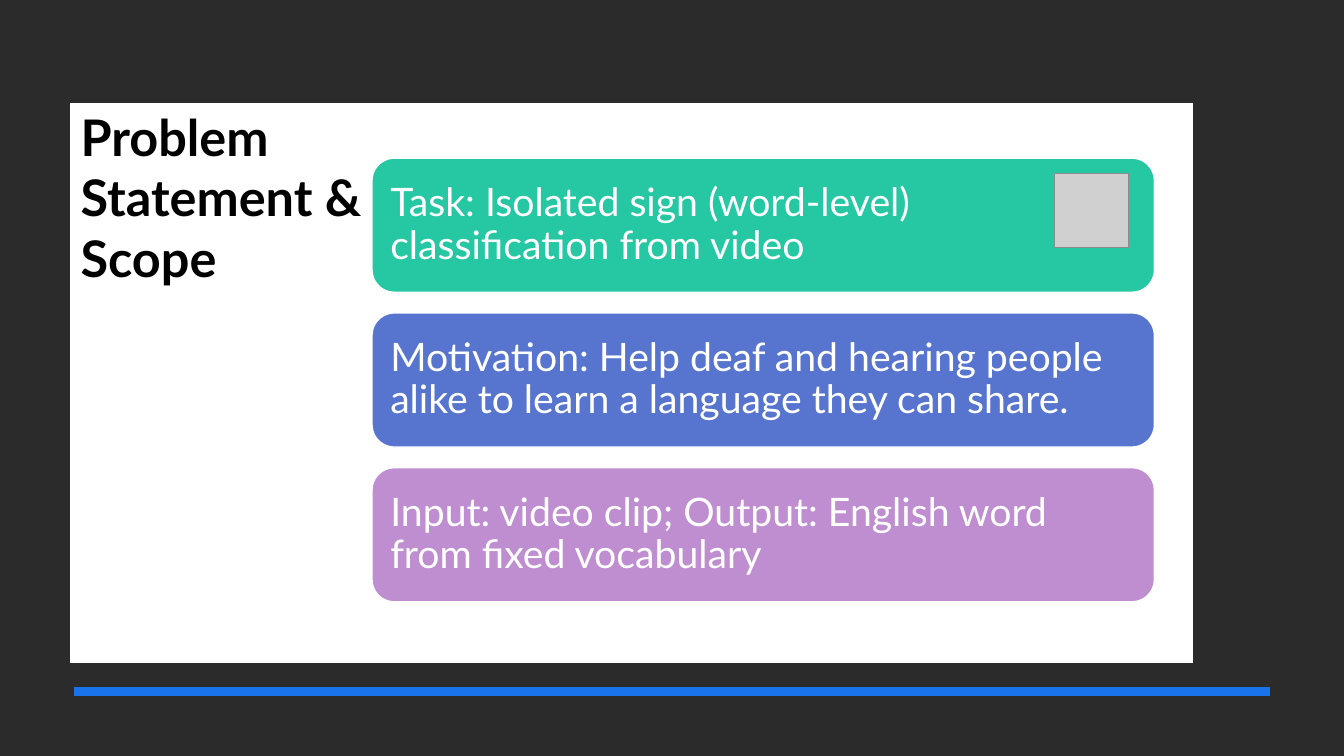
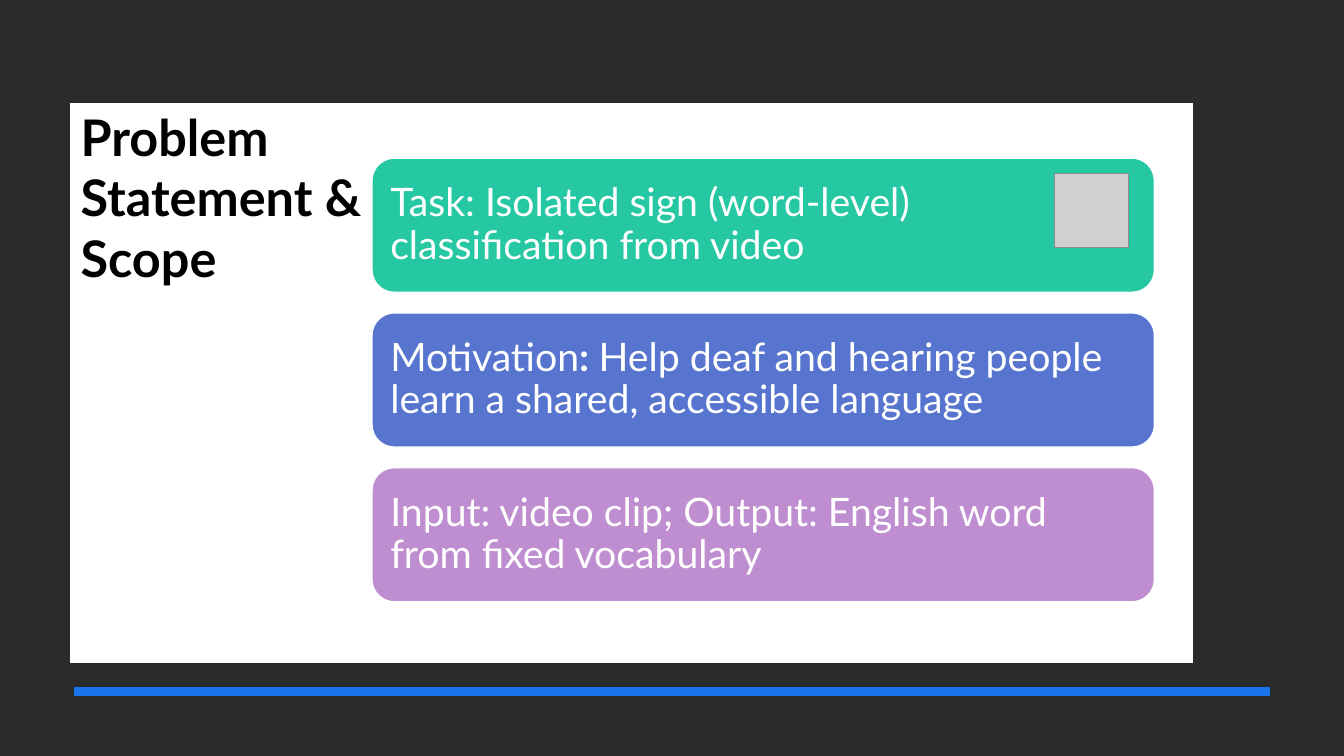
Before and after one commit to ellahazelbar/DeepWS, a slide deck: slide 2 of ASL translator.pptx. Drawn at 1344x756 pixels with LibreOffice and Linux fonts; fonts in the diff are those of the drawing; grey boxes stand for pictures; background and template pictures are left out; a plain dark background stands for a picture behind light text. Boxes give left, top, right and bottom in pixels: in the first picture for what was removed or moved away, otherwise in the second. Text is boxed around its words. In the diff, an @@ line names an element or a change of style, - is before the commit and + after.

```diff
--- a/ASL translator.pptx
+++ b/ASL translator.pptx
@@ text at (390, 342, 1103, 420): text changed @@
-Motivation: Help deaf and hearing people alike to learn a language they can share.
+Motivation: Help deaf and hearing people learn a shared, accessible language
```
Also in this commit, not shown: 3 other slides changed.
